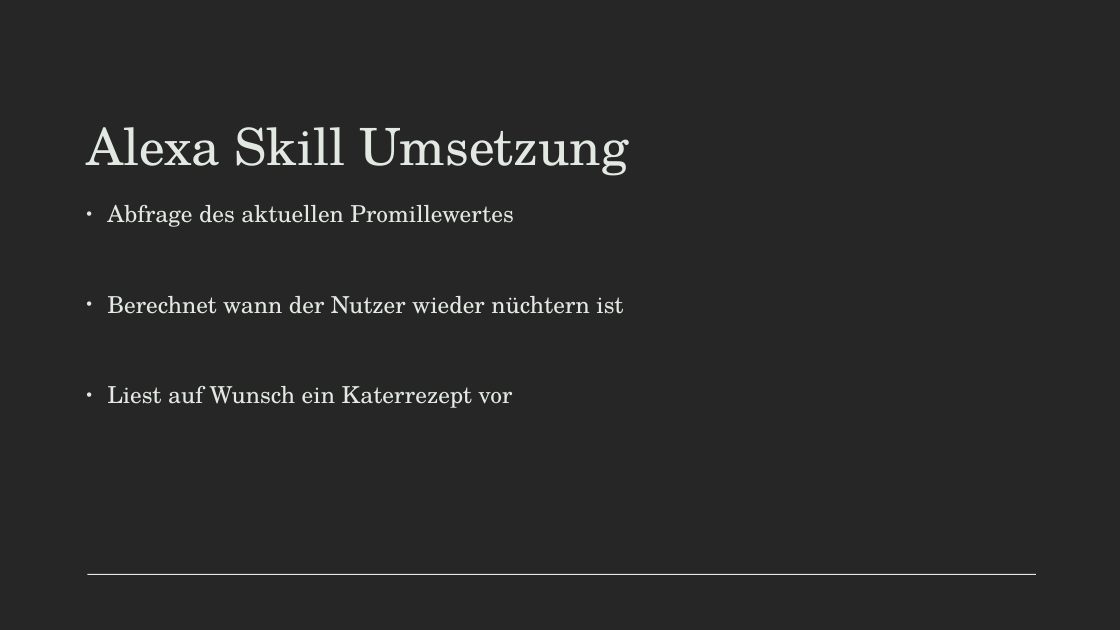
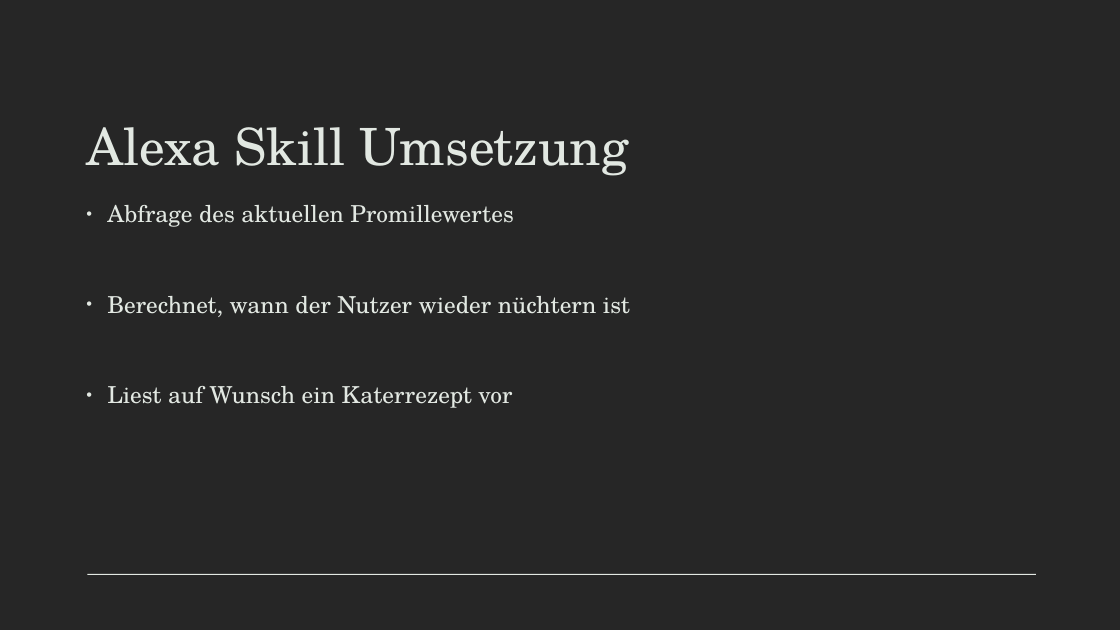
Before and after one commit to B4ldur-ts/smart-booze, a slide deck: slide 7 of Smartbooze_Pitch_Deck.pptx. Drawn at 1120x630 pixels with LibreOffice and Linux fonts; fonts in the diff are those of the drawing. Boxes give left, top, right and bottom in pixels: in the first picture for what was removed or moved away, otherwise in the second. Text is boxed around its words. In the diff, an @@ line names an element or a change of style, - is before the commit and + after.

Commit message:
Add Alexa tests and Alexa Conclusion

```diff
--- a/Smartbooze_Pitch_Deck.pptx
+++ b/Smartbooze_Pitch_Deck.pptx
@@ text at (107,296,630,317): text changed @@
-• Berechnet wann der Nutzer wieder nüchtern ist
+• Berechnet, wann der Nutzer wieder nüchtern ist
```
Also in this commit, not shown: 2 slides added.
